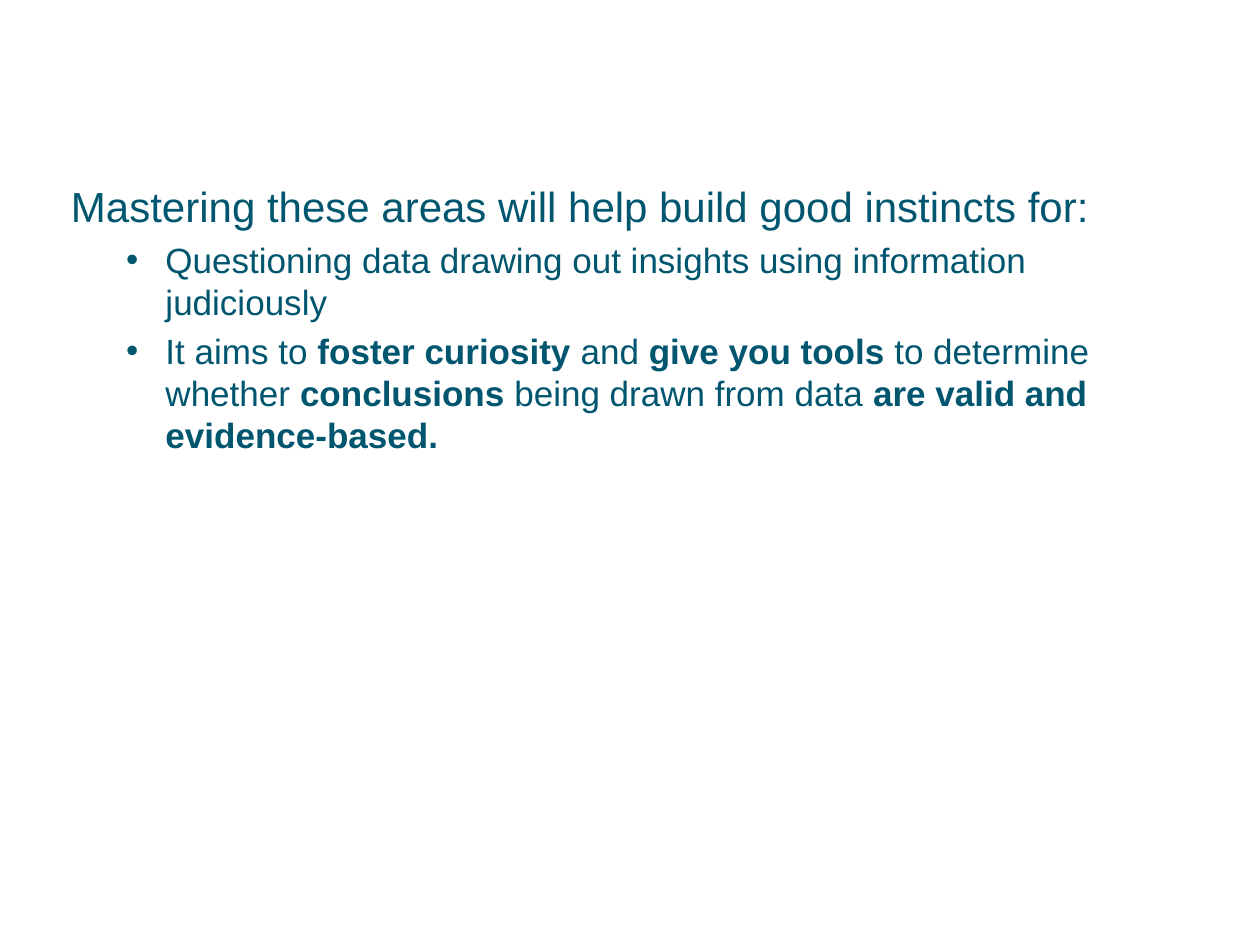
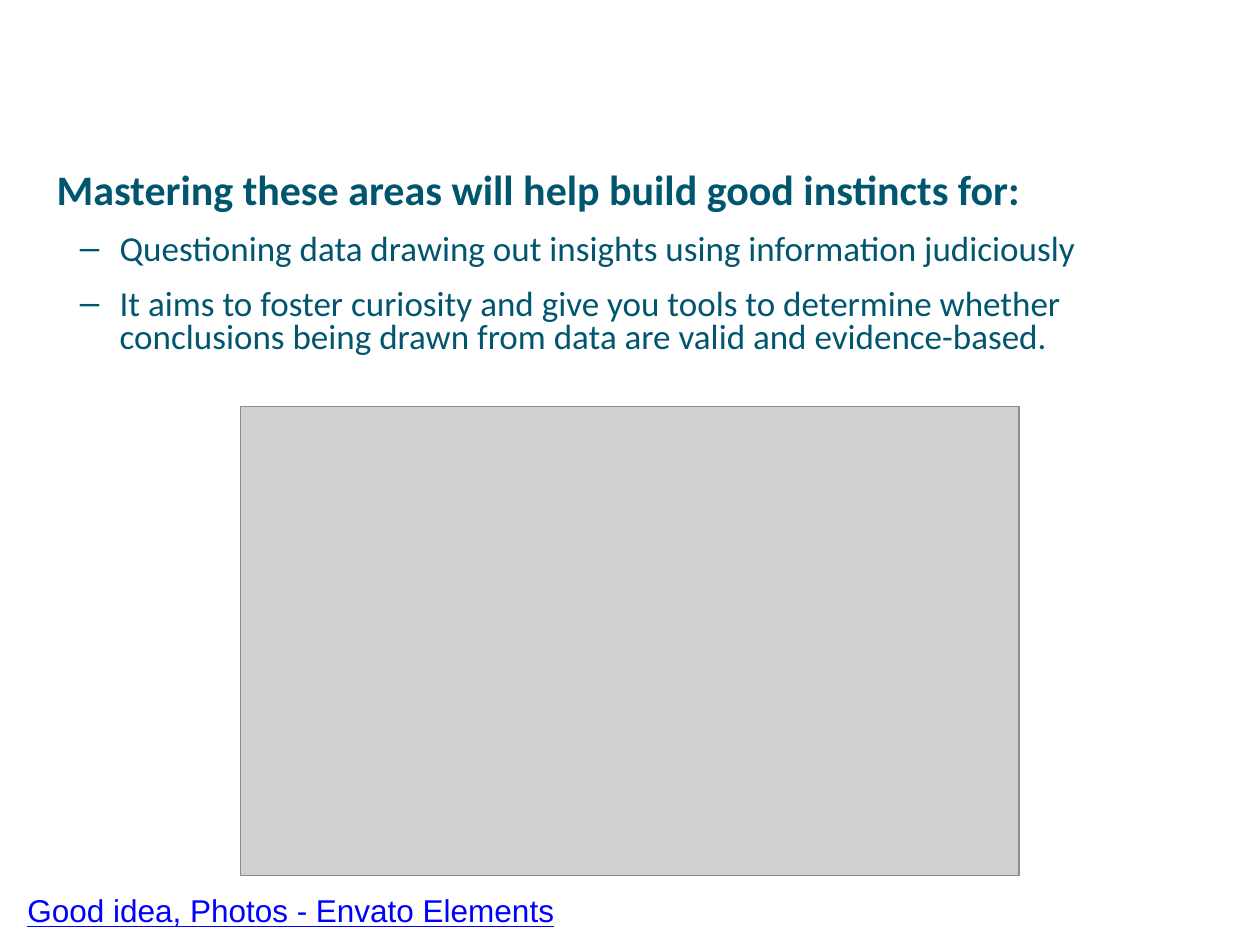
Before and after one commit to a099954/ABC-Program, a slide deck: slide 3 of Data Literacy/Day 2 Questioning Data /02-Questioning Data - Final.pptx. Drawn at 1260x945 pixels with LibreOffice and Linux fonts; fonts in the diff are those of the drawing; grey boxes stand for pictures; background and template pictures are left out. Boxes give left, top, right and bottom in pixels: in the first picture for what was removed or moved away, otherwise in the second. Text is boxed around its words. In the diff, an @@ line names an element or a change of style, - is before the commit and + after.

```diff
--- a/Data Literacy/Day 2 Questioning Data /02-Questioning Data - Final.pptx
+++ b/Data Literacy/Day 2 Questioning Data /02-Questioning Data - Final.pptx
@@ text "Mastering these areas will help ...": place and size @@
-text "Mastering these areas will help ..." at bbox=[71, 191, 1089, 449]
+text "Mastering these areas will help ..." at bbox=[57, 175, 1075, 355]
@@ text "Mastering these areas will help ..." at bbox=[57, 175, 1075, 355]: font Arial to Calibri; bold on in "Mastering these areas will help build good ..."; bold off in "foster curiosity give you tools conclusions are ..."; line spacing 1 to 0.8; more space between paragraphs; bullet • to – @@
@@ picture added at bbox=[241, 407, 1019, 876] @@
@@ text added at bbox=[27, 899, 554, 927], 18 pt, text #0000FF, underline @@
+Good idea, Photos - Envato Elements
```
Also in this commit, not shown: 22 other slides changed, 8 slides added, 6 slides removed, 6 other files.
